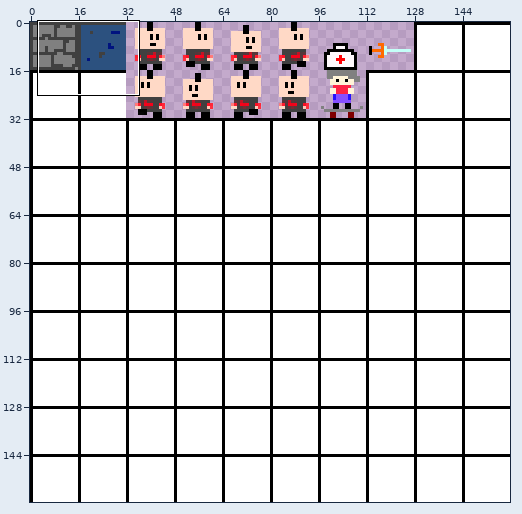
Two states of a sprite sheet, ZeldaClone/res/spritesheet.png. The first picture is a wide view before the edit; the outline marks the close-up.
Close-up. Before the edit:
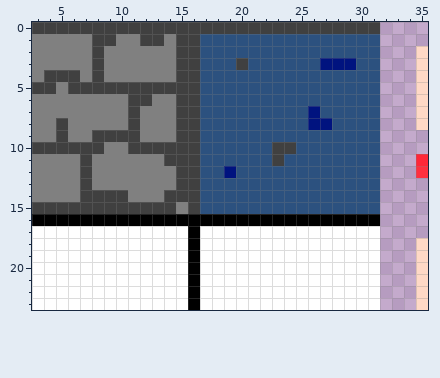
The file is 160x160 pixels. Pixels under 10% opacity are left out. Colours within 5 levels of each other are drawn and written as one. Shown: x 3..35, y 0..23.
New version:
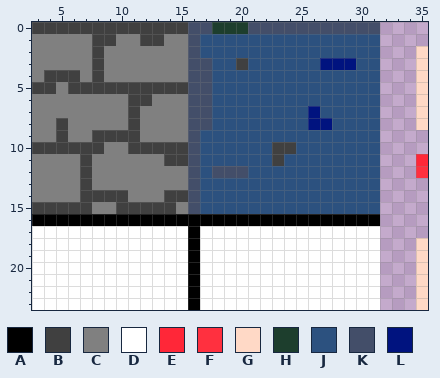
Palette (. is transparent): A #000000  B #404040  C #808080  D #ffffff  E #ff2738  F #ff303f  G #ffd9c6  H #1d3e2d  J #2c517f  K #434e69  L #00137f
What changed:
y 0: x 16..31 BBBBBBBBBBBBBBBB -> KKHHHKKKKKKKKKKK
y 1..2: x 15..16 BB -> CK
y 3..4: x 15..17 BBJ -> CKK
y 5: x 16..17 BJ -> KK
y 6..8: x 15..17 BBJ -> CKK
y 9: x 15..16 BB -> CK
y 10..11: x 16 B -> K
y 12: x 15..16 BB -> CK; x 18..20 JLJ -> KKK
y 13: x 15..16 BB -> CK
y 14: x 16 B -> K
y 15: x 8..9 BB -> CC; x 16 B -> K
Changed places in both close-ups, as pixel boxes (x1, y1, x2, y2):
changed: (176, 22, 380, 214)
changed: (92, 202, 116, 214)
